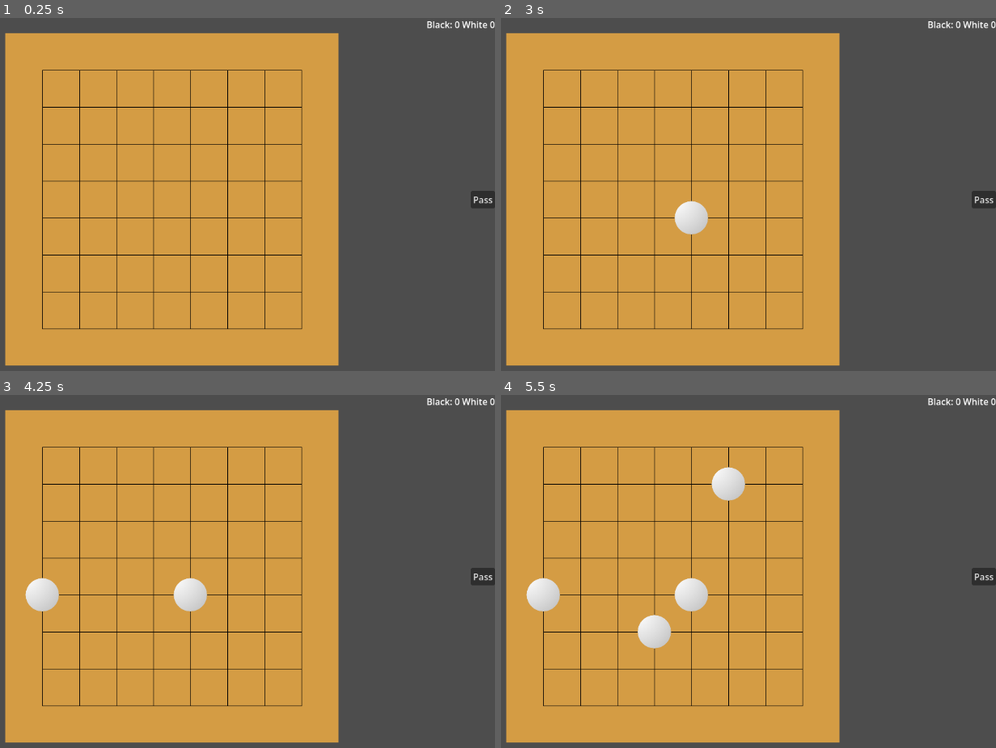
Above: before the commit, frames 1-4 (two rows, left to right).
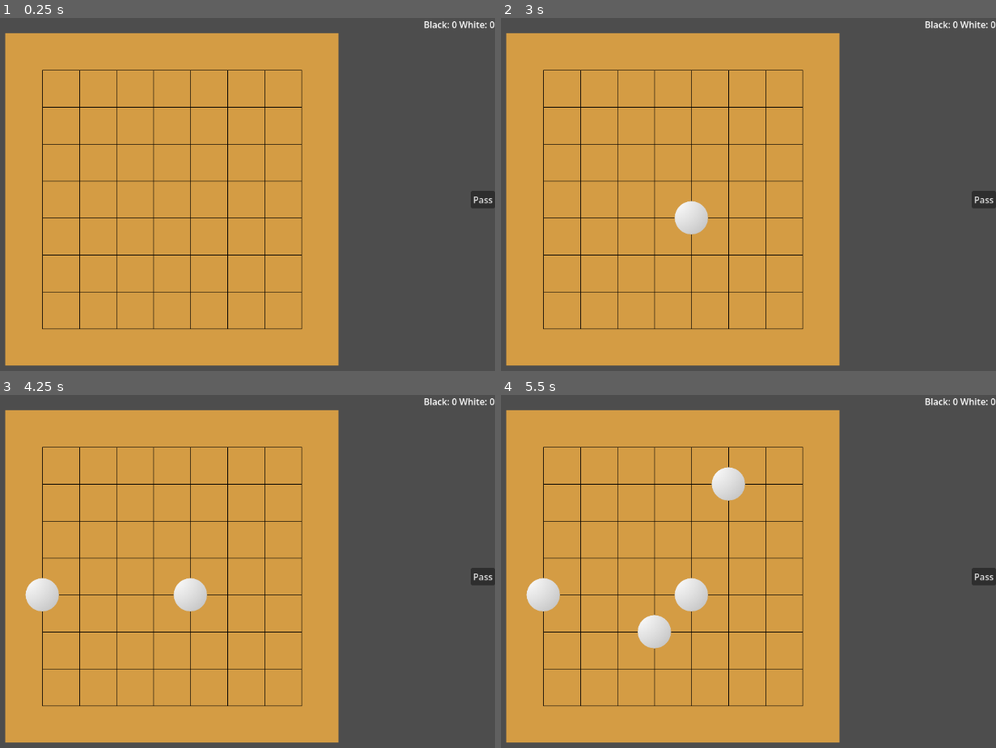
Above: after the commit, the same moments.

Repository: benev0/Go
Game: Godot game, scene res://main.tscn
Two runs of this game, one before a commit and one after it. Both use one fixed random seed, a clock stepped at 60 frames per second and the inputs below.
Inputs (mouse positions are in pixels of both pictures, inside the frame that each line leads up to):
- Up to frame 1 (0.25 s): no input
- Up to frame 2 (3 s): click "Pass" at 0.5 s; click "Pass" at 1.25 s; click "Pass" at 2 s; tap Enter at 2.75 s; move the mouse to (674, 198) at 2.77 s; click (674, 198) at 2.85 s
- Up to frame 3 (4.25 s): tap Space at 3.5 s; move the mouse to (44, 596) at 3.52 s; click (44, 596) at 3.6 s
- Up to frame 4 (5.5 s): tap Enter at 4.25 s; move the mouse to (738, 497) at 4.27 s; click (738, 497) at 4.35 s; tap Space at 5 s; move the mouse to (639, 649) at 5.02 s; click (639, 649) at 5.1 s

The runs differ from the first frame. In frame 1, 0.2% of the frame differs, in the area x 85-100%, y 0-3%; in frame 2, 0.2%; in frame 3, 0.2%; in frame 4, 0.2%.

Commit message:
socre correctly displays for the capture

Diff:
--- a/board.gd
+++ b/board.gd
@@ -25,7 +25,7 @@
 var white_capture: int
 var last_move_pass: bool
 
-signal new_score(black: int, white: int)
+signal new_score(black_captures: int, white_captures: int)
 
 func draw_h_line(image: Image, start: Vector2i, lenght: int) -> void:
 	for i in lenght + 1:
--- a/main.gd
+++ b/main.gd
@@ -14,5 +14,5 @@
 func _pass_pressed() -> void:
 	$Board.pass_turn()
 
-func _scores_updated(black: int, white: int) -> void:
-	$UI/Captues.text = "Black: %d White %d" % [black, white]
+func _scores_updated(black_captures: int, white_captures: int) -> void:
+	$UI/Captues.text = "Black: %d White: %d" % [white_captures, black_captures]
--- a/project.godot
+++ b/project.godot
@@ -13,6 +13,7 @@
 config/name="Go"
 run/main_scene="uid://co5vmnkukjywd"
 config/features=PackedStringArray("4.6", "GL Compatibility")
+run/max_fps=60
 config/icon="res://icon.svg"
 
 [input]
